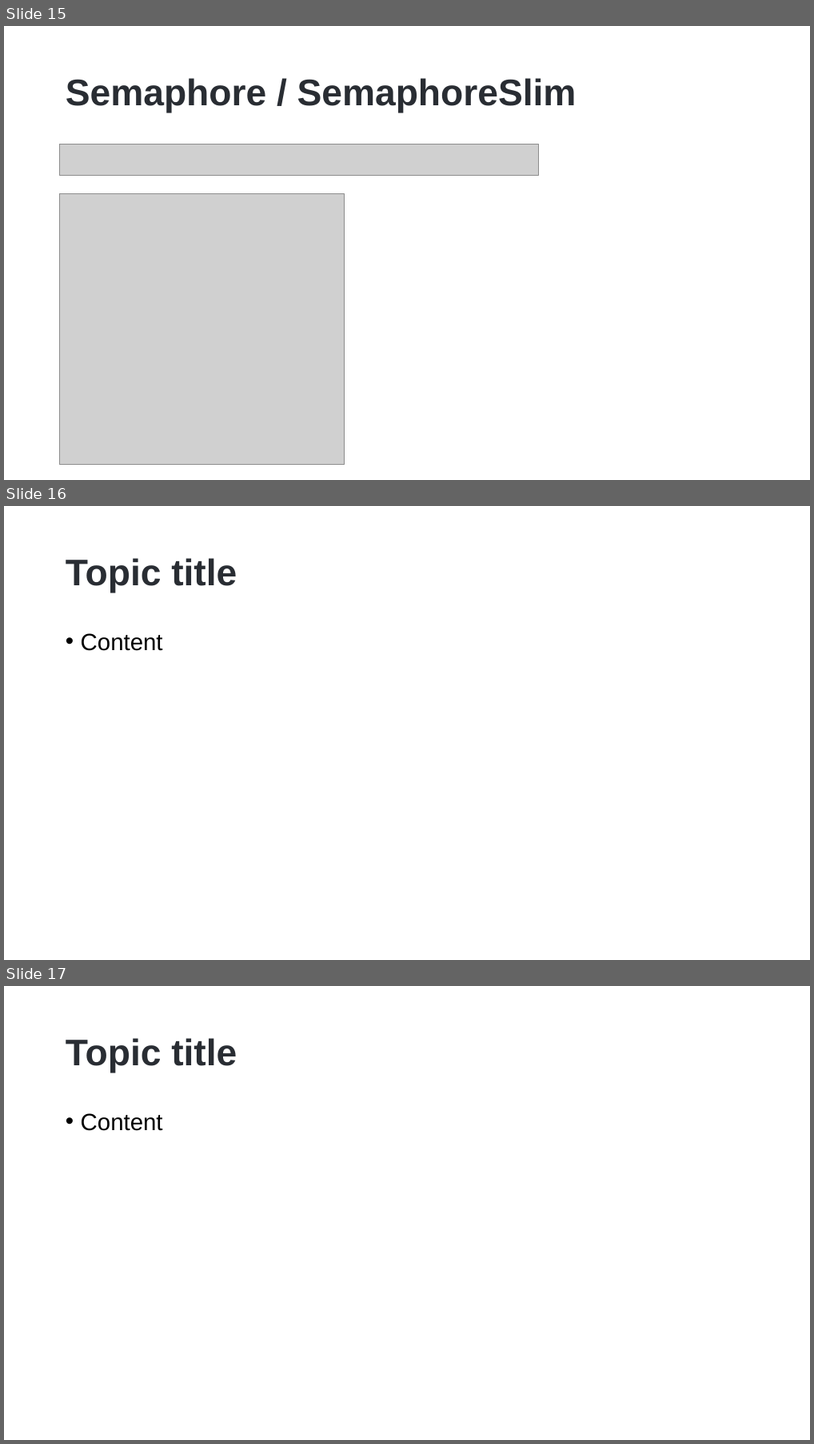
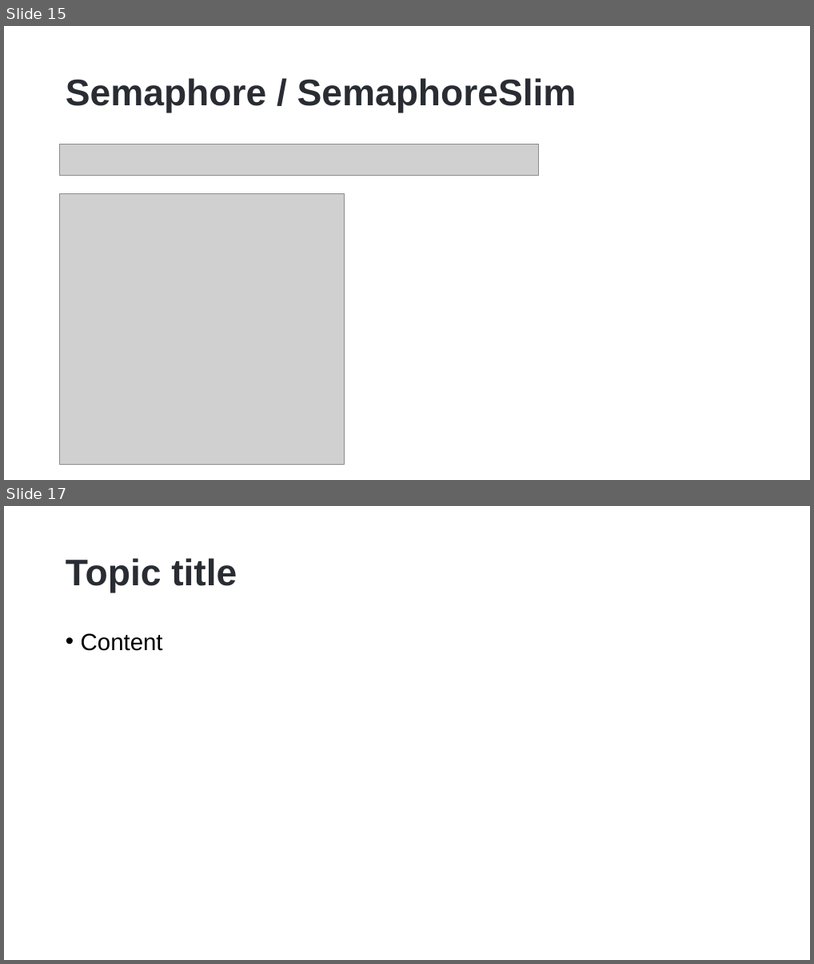
Before and after one commit to hikalkan/presentations, a slide deck: 2023-06-01 Dealing with Concurrency - Multi-Threading in Dotnet/Dotnet-Multi-Threading.pptx. Shown one above the other, each under a label of ours: slides 15, 16 and 17 before the commit, slides 15 and 17 after it; the slides between them are not shown. The pictures are 814x1444 and 814x964 pixels, drawn with LibreOffice and Linux fonts; fonts in the diff are those of the drawing; grey boxes stand for pictures; background and template pictures are left out. Boxes give left, top, right and bottom in pixels: in the first picture for what was removed or moved away, otherwise in the second. Text is boxed around its words. In the diff, an @@ line names an element or a change of style, - is before the commit and + after.

```diff
--- a/2023-06-01 Dealing with Concurrency - Multi-Threading in Dotnet/Dotnet-Multi-Threading.pptx
+++ b/2023-06-01 Dealing with Concurrency - Multi-Threading in Dotnet/Dotnet-Multi-Threading.pptx
@@ slide 16 removed at box(4, 506, 810, 960), background picture (left out) @@
@@ title removed at box(66, 558, 237, 593) @@
-Topic title
@@ text removed at box(81, 633, 163, 651) @@
-• Content
```
Also in this commit, not shown: 1 slide added.
